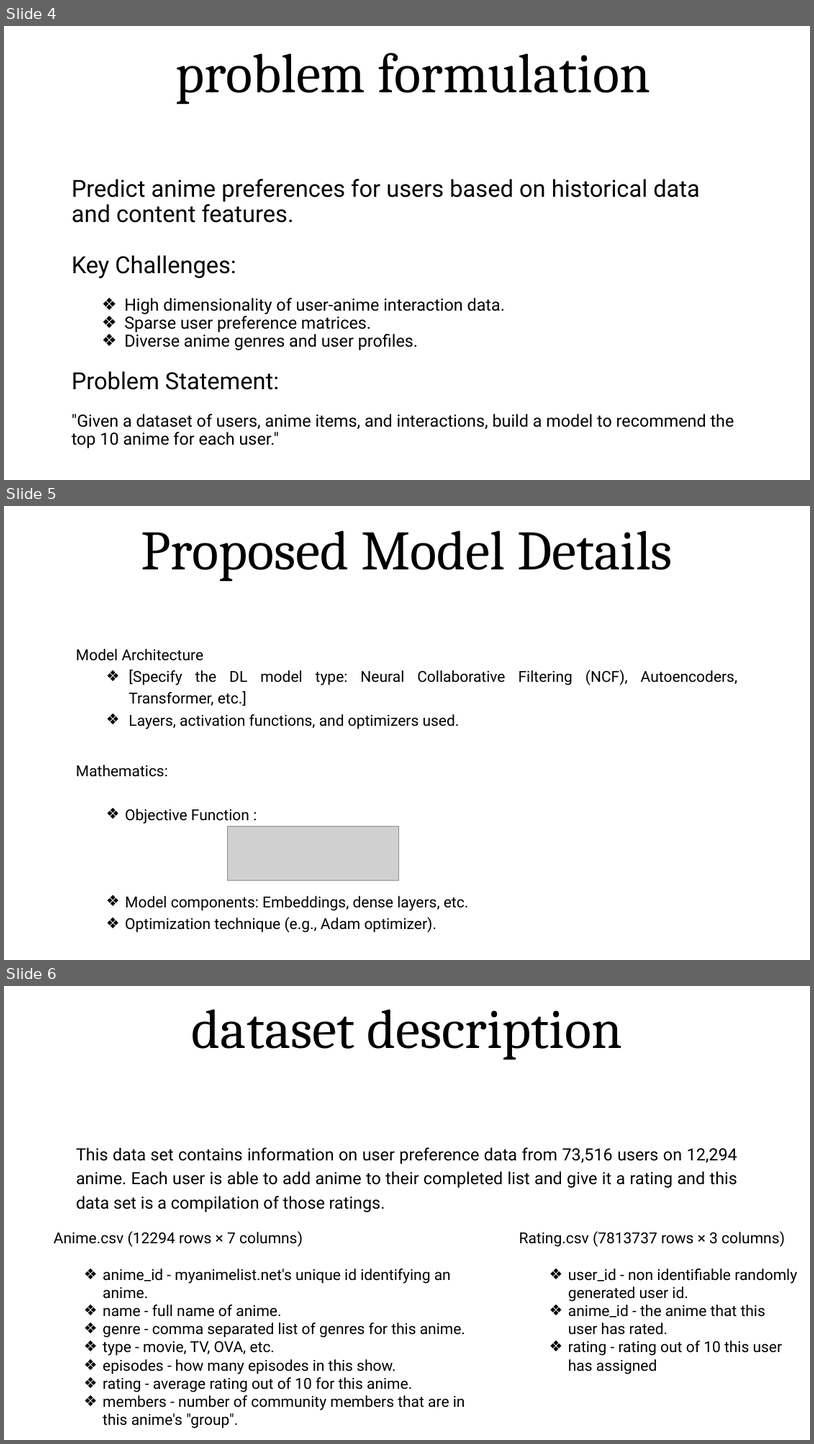
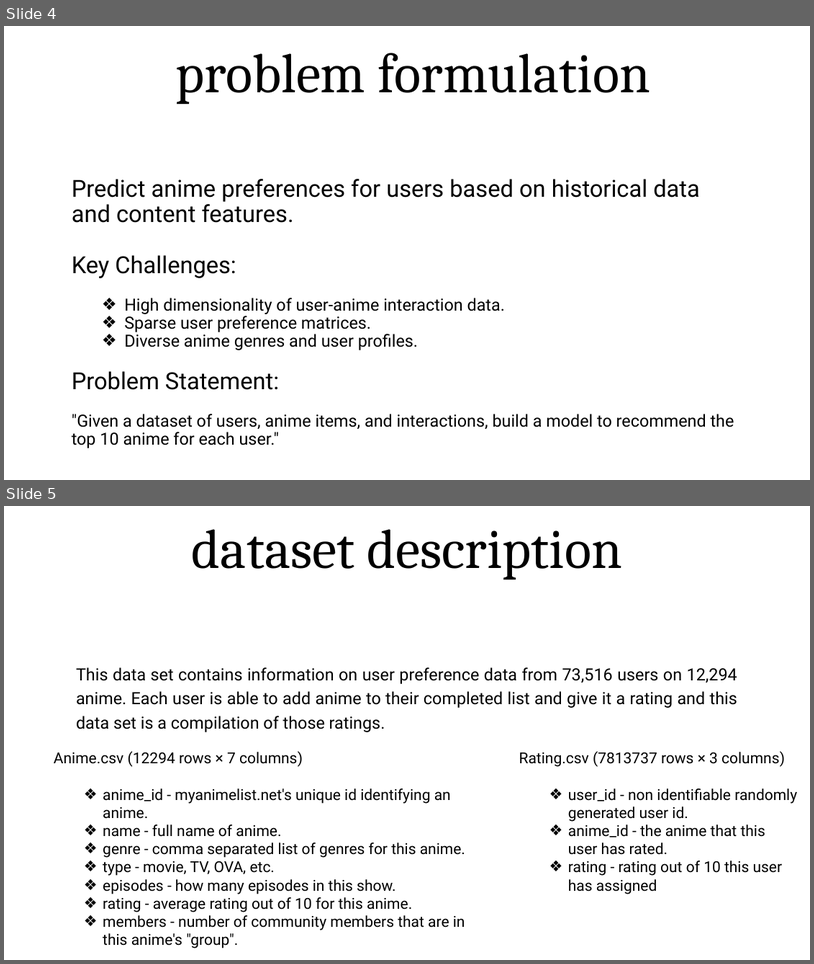
Before and after one commit to kunal-mallick/Anime_Recommendations_System, a slide deck: ARS Presentation.pptx. Shown one above the other, each under a label of ours: slides 4, 5 and 6 before the commit, slides 4 and 5 after it. The pictures are 814x1444 and 814x964 pixels, drawn with LibreOffice and Linux fonts; fonts in the diff are those of the drawing; grey boxes stand for pictures. Boxes give left, top, right and bottom in pixels: in the first picture for what was removed or moved away, otherwise in the second. Text is boxed around its words. In the diff, an @@ line names an element or a change of style, - is before the commit and + after.

```diff
--- a/ARS Presentation.pptx
+++ b/ARS Presentation.pptx
@@ slide 5 removed at (4,506,810,960), background #FFFFFF @@
@@ text removed at (142,530,673,582) @@
-Proposed Model Details
@@ text removed at (76,649,738,932) @@
-Model Architecture
-  ❖ [Specify the DL model type: Neural Collaborative Filtering (NCF), Autoencoders, Transformer, etc.]
-  ❖ Layers, activation functions, and optimizers used.
-Mathematics:
-  ❖ Objective Function :
-  ❖ Model components: Embeddings, dense layers, etc.
-  ❖ Optimization technique (e.g., Adam optimizer).
@@ picture removed at (228,826,399,880) @@
@@ what was slide 6 is now slide 5 @@
```
Also in this commit, not shown: 1 slide changed, 12 slides added, 7 other files.
